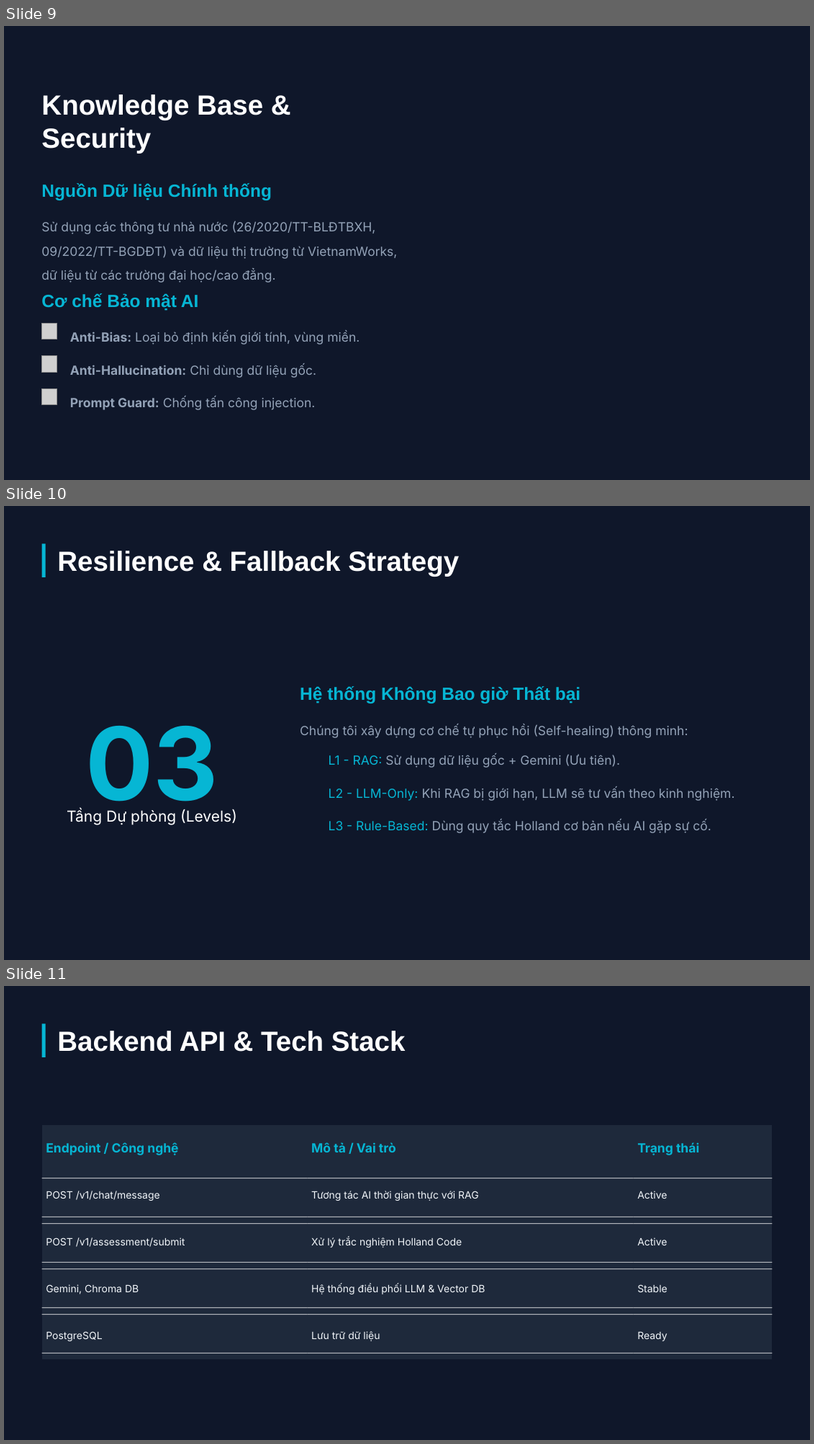
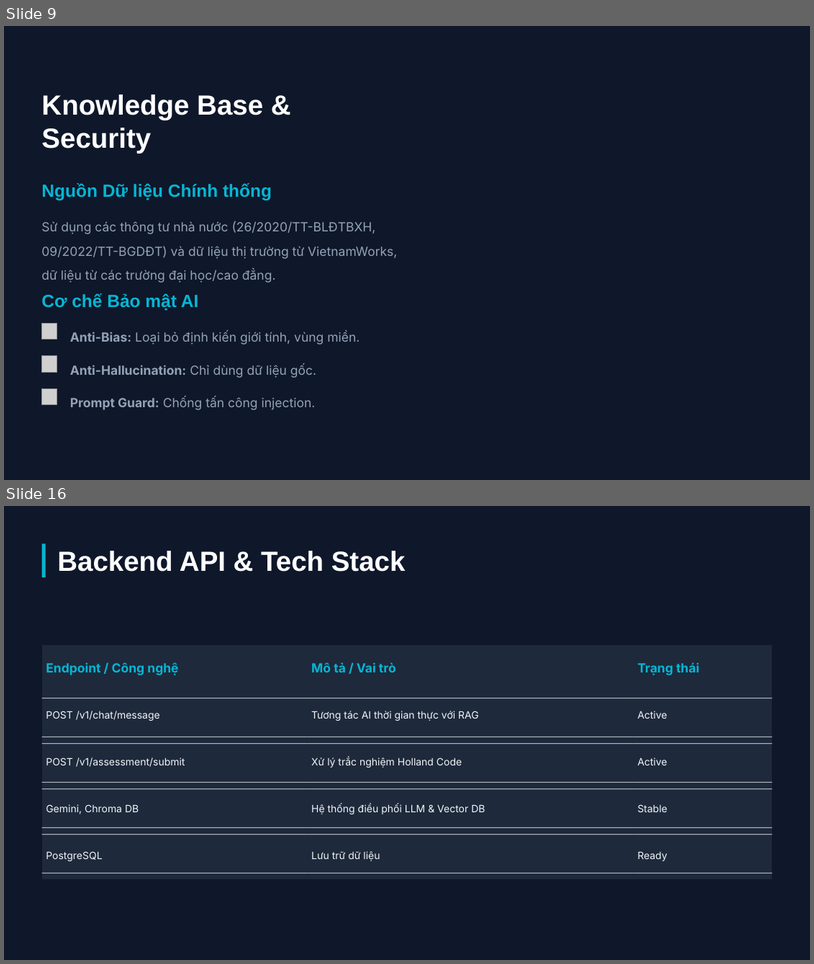
Before and after one commit to dinhsst/ai-powered-career-guidance-system, a slide deck: Hệ thống Tư vấn Hướng nghiệp AI.pptx. Shown one above the other, each under a label of ours: slides 9, 10 and 11 before the commit, slides 9 and 16 after it; the slides between them are not shown. The pictures are 814x1444 and 814x964 pixels, drawn with LibreOffice and Linux fonts; fonts in the diff are those of the drawing; grey boxes stand for pictures; background and template pictures are left out. Boxes give left, top, right and bottom in pixels: in the first picture for what was removed or moved away, otherwise in the second. Text is boxed around its words. In the diff, an @@ line names an element or a change of style, - is before the commit and + after.

```diff
--- a/Hệ thống Tư vấn Hướng nghiệp AI.pptx
+++ b/Hệ thống Tư vấn Hướng nghiệp AI.pptx
@@ slide 10 removed at <box>4,506,810,960</box>, background picture (left out) @@
@@ rectangle removed at <box>41,543,45,577</box> @@
@@ text removed at <box>57,551,459,577</box> @@
-Resilience & Fallback Strategy
@@ text removed at <box>300,686,581,703</box> @@
-Hệ thống Không Bao giờ Thất bại
@@ text removed at <box>85,726,219,821</box> @@
-03
@@ text removed at <box>300,724,688,738</box> @@
-Chúng tôi xây dựng cơ chế tự phục hồi (Self-healing) thông minh:
@@ text removed at <box>329,754,620,767</box> @@
-L1 - RAG: Sử dụng dữ liệu gốc + Gemini (Ưu tiên).
@@ text removed at <box>329,787,735,800</box> @@
-L2 - LLM-Only: Khi RAG bị giới hạn, LLM sẽ tư vấn theo kinh nghiệm.
@@ text removed at <box>67,808,237,825</box> @@
-Tầng Dự phòng (Levels)
@@ text removed at <box>329,820,712,833</box> @@
-L3 - Rule-Based: Dùng quy tắc Holland cơ bản nếu AI gặp sự cố.
@@ what was slide 11 is now slide 16 @@
```
Also in this commit, not shown: 4 slides changed, 5 slides added, 1 other file.
